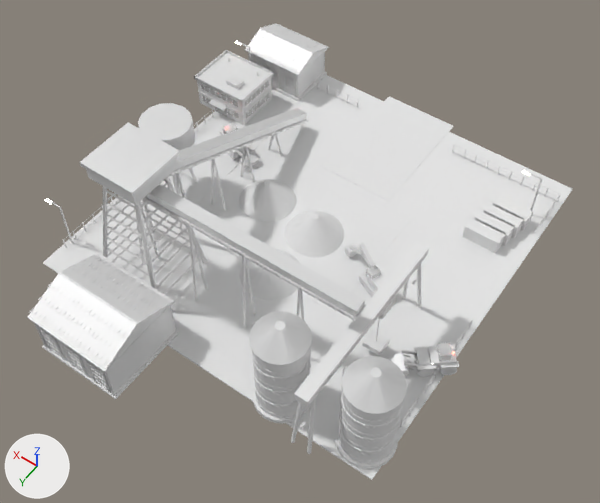
Before and after pictures for a commit that changed the FBX model Assets/Art/KayseriIsland/Models/Emerald/Phase2/Depot_P2.fbx.
Rendered twice from a camera (50 mm lens) standing at (-56.8, 213.2, 135.7) and looking at (-4.5, 139.9, 20.6). The lights are fixed; the arrows at lower left show +X, +Y and +Z. The picture after the commit comes second. Where no turn or scale is listed for an object, it has been applied to the vertices.

Names of what the first picture shows: 'Depot.Containers', 'Depot.ConvB', 'Depot.ConvMain', 'Depot.Excav', 'Depot.Gantry', 'Depot.Hopper', 'Depot.Lamp0', 'Depot.Lamp1', 'Depot.Loader2', 'Depot.Office', 'Depot.Pile0', 'Depot.Pile1', 'Depot.Shed1', 'Depot.Shed2', 'Depot.Silo0', 'Depot.Silo1', 'Depot.Tower', 'Depot.Yard' and 5 more.
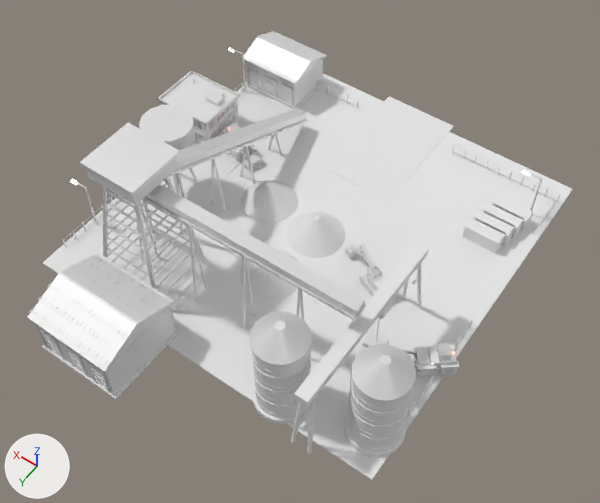
Scene script edits in JSON lines:
```json
{"op": "set", "path": "ob_depot_silo0.location", "old": "(-31.8, 160.0, 13.3)", "new": "(-31.8, 157.5, 13.3)"}
{"op": "set", "path": "ob_depot_excav.location", "old": "(-17.4, 134.0, 13.3)", "new": "(-17.5, 134.0, 13.3)"}
{"op": "set", "path": "ob_depot_loader2.location", "old": "(25.4, 121.2, 13.3)", "new": "(24.9, 120.9, 13.3)"}
{"op": "set", "path": "ob_depot_lamp1.location", "old": "(35.0, 103.1, 13.3)", "new": "(34.7, 105.8, 13.3)"}
{"op": "set", "path": "ob_depot_pile0.location", "old": "(-1.0, 130.1, 13.3)", "new": "(-1.3, 130.1, 13.3)"}
{"op": "set", "path": "ob_depot_office.location", "old": "(34.3, 109.6, 13.3)", "new": "(36.0, 119.2, 13.3)"}
{"op": "set", "path": "ob_depot_pile1.location", "old": "(11.3, 128.5, 13.3)", "new": "(10.8, 128.5, 13.3)"}
{"op": "set", "path": "ob_depot_lamp0.location", "old": "(35.0, 158.4, 13.3)", "new": "(34.6, 152.4, 13.3)"}
{"op": "set", "path": "ob_depot_shed2.location", "old": "(30.2, 96.3, 13.3)", "new": "(29.0, 98.9, 13.3)"}
{"op": "set", "path": "ob_depot_hopper.location", "old": "(28.7, 135.8, 13.3)", "new": "(28.3, 136.0, 13.3)"}
```

Where the change shows, as pixel boxes [x1, y1, x2, y2] in the pictures (600 x 503 px):
```json
{"object": "Depot.Silo0", "change": "moved", "before": [335, 356, 407, 469], "after": [344, 344, 416, 457]}
{"object": "Depot.Office", "change": "moved", "before": [194, 50, 274, 125], "after": [157, 70, 239, 143]}
{"object": "Depot.Shed2", "change": "moved", "before": [245, 23, 329, 101], "after": [244, 31, 327, 109]}
{"object": "Depot.Pile0", "change": "moved", "before": [284, 211, 344, 257], "after": [286, 211, 346, 258]}
{"object": "Depot.Hopper", "change": "moved", "before": [138, 103, 197, 193], "after": [139, 104, 198, 193]}
{"object": "Depot.Pile1", "change": "moved", "before": [239, 179, 296, 222], "after": [241, 180, 298, 223]}
{"object": "Depot.Excav", "change": "moved", "before": [344, 243, 397, 297], "after": [345, 243, 398, 296]}
{"object": "Depot.Loader2", "change": "moved", "before": [216, 122, 261, 173], "after": [219, 122, 264, 173]}
{"object": "Depot.Lamp0", "change": "moved", "before": [45, 198, 73, 243], "after": [70, 179, 97, 224]}
{"object": "Depot.Lamp1", "change": "moved", "before": [235, 40, 251, 61], "after": [228, 48, 246, 91]}
```
